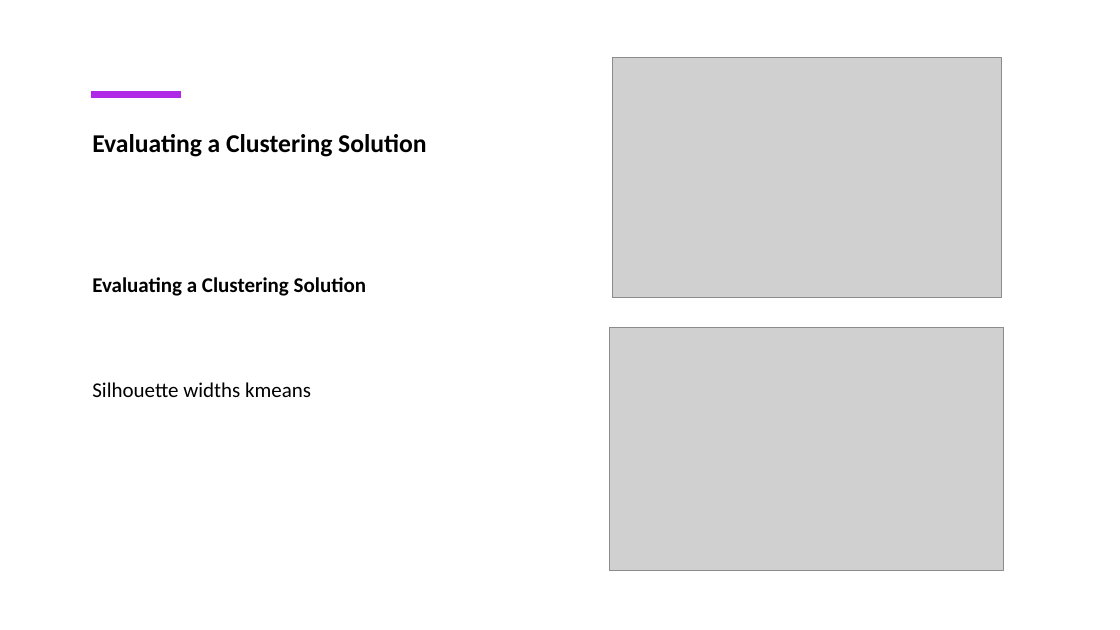
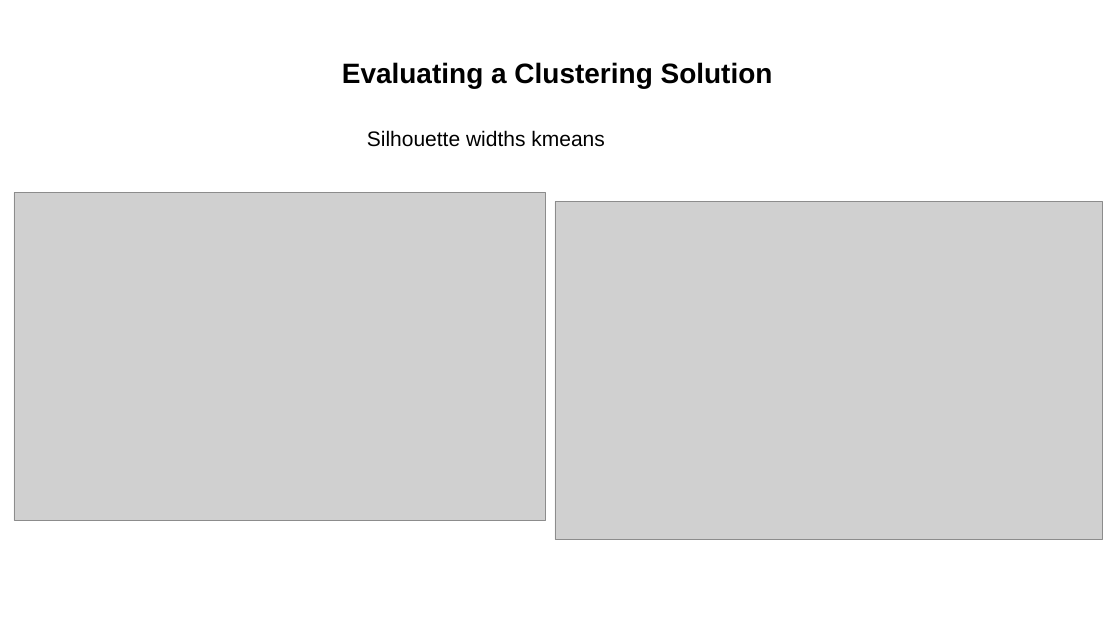
Before and after one commit to MKZuziak/SLLD_2022-_Users-Consumption-Behavior, a slide deck: slide 21 of Unsupervised methods to group users’ consumption behaviour to enhance personalize service degradation policies.pptx (slide 23 before the commit). Drawn at 1120x630 pixels with LibreOffice and Linux fonts; fonts in the diff are those of the drawing; grey boxes stand for pictures. Boxes give left, top, right and bottom in pixels: in the first picture for what was removed or moved away, otherwise in the second. Text is boxed around its words. In the diff, an @@ line names an element or a change of style, - is before the commit and + after.

```diff
--- a/Unsupervised methods to group users’ consumption behaviour to enhance personalize service degradation policies.pptx
+++ b/Unsupervised methods to group users’ consumption behaviour to enhance personalize service degradation policies.pptx
@@ text "Evaluating a Clustering Solution": place and size @@
-text "Evaluating a Clustering Solution" at (92,134,426,157)
+text "Evaluating a Clustering Solution" at (342,62,773,88)
@@ text "Evaluating a Clustering Solution" at (342,62,773,88): size 22 to 24 pt, font Calibri to Arial; vertical alignment top to middle @@
@@ picture removed at (613,57,1002,297) @@
@@ line removed from (91, 95) to (181, 95) @@
@@ text "Silhouette widths kmeans": place and size @@
-text "Silhouette widths kmeans" at (92,277,366,397)
+text "Silhouette widths kmeans" at (367,130,604,147)
@@ text "Silhouette widths kmeans" at (367,130,604,147): font Calibri to Arial; line spacing 1.2 to 1; less space between paragraphs @@
@@ picture added at (14,192,546,520) @@
@@ picture added at (555,202,1103,539) @@
@@ text at (92,277,366,296): paragraph removed @@
-Evaluating a Clustering Solution
@@ picture removed at (610,328,1004,571) @@
```
Also in this commit, not shown: 15 other slides changed, 6 slides added, 7 slides removed, 1 other file.
